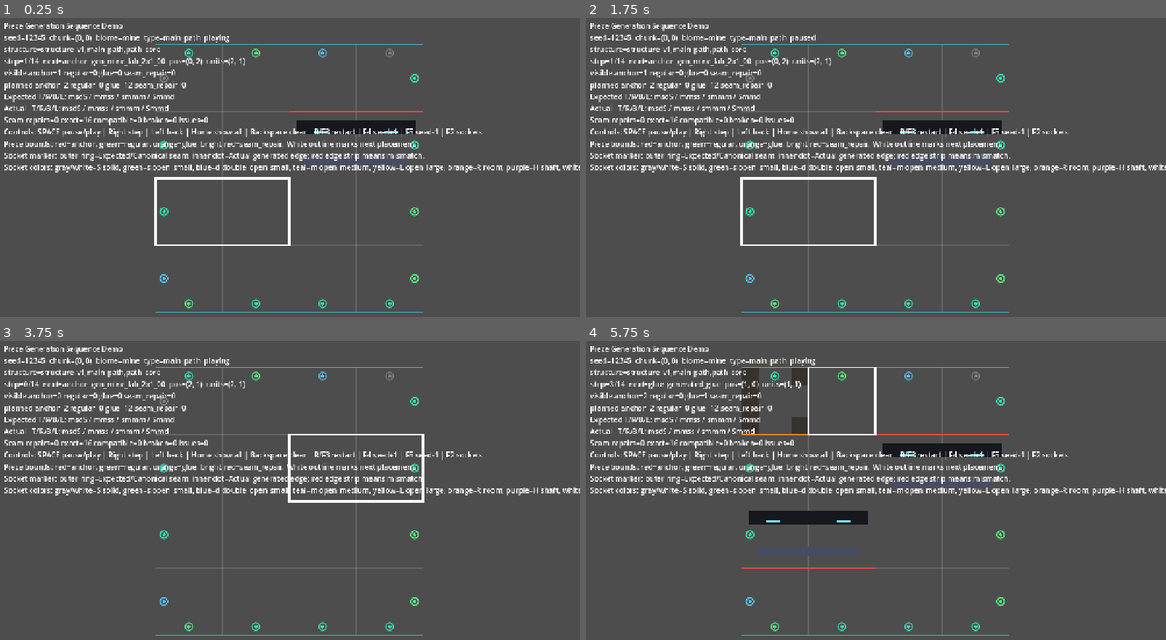
Above: before the commit, frames 1-4 (two rows, left to right).
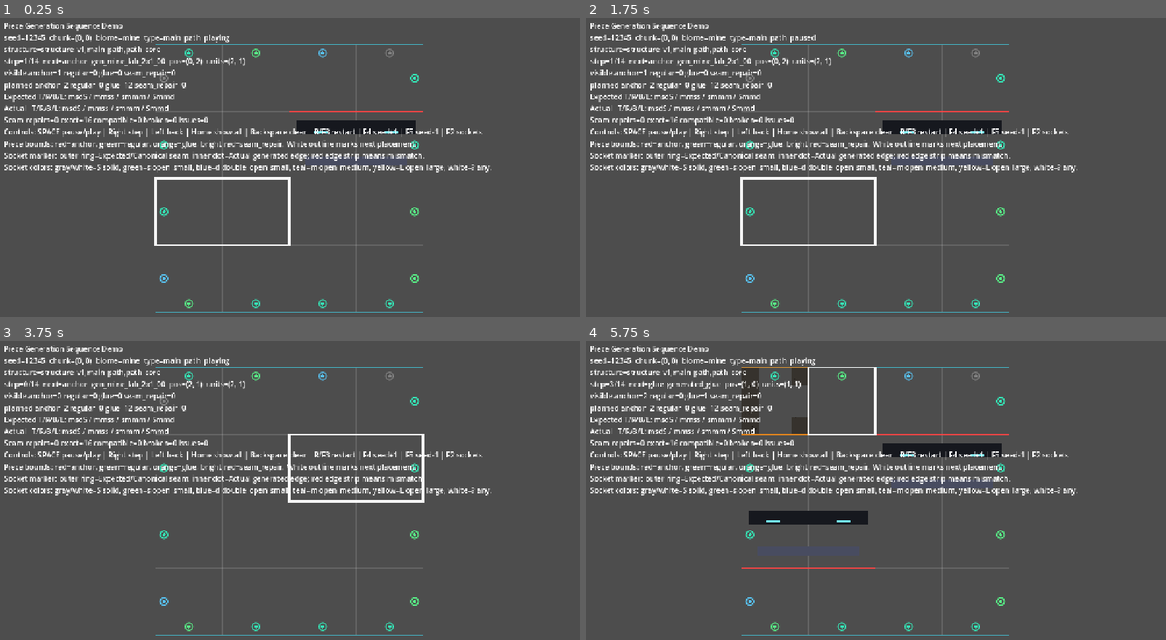
Above: after the commit, the same moments.

Repository: 949886/Noita
Game: Godot game, scene res://scenes/PieceGenerationSequenceDemo.tscn
Same seed, same stepped clock (60 frames per second), same inputs: the game is played once before the commit and once after it. This scene is started directly instead of the project's main scene.
Inputs:
- Up to frame 1 (0.25 s): no input
- Up to frame 2 (1.75 s): tap Enter (ui_accept) at 0.5, 0.77, 1.25, 1.52 s; hold Right (ui_right) 0.53-1.28 s; hold R 0.53-1.28 s; hold S from 1.28 s (still down); tap Backspace at 1.35 s
- Up to frame 3 (3.75 s): tap Enter (ui_accept) at 2, 3.02, 3.5 s; release S at 2.03 s; hold Right (ui_right) 2.03-2.78 s; hold R 2.03-2.78 s; hold W 2.78-3.53 s; tap Backspace at 2.85 s; hold Left (ui_left) from 3.53 s (still down); hold R from 3.53 s (still down)
- Up to frame 4 (5.75 s): tap Enter (ui_accept) at 3.77, 4.25, 4.52, 5 s; release R at 4.28 s; tap Backspace at 4.35 s; release Left (ui_left) at 5.03 s; hold S from 5.03 s (still down); hold R from 5.03 s (still down)

The runs differ from the first frame. In frame 1, 0.3% of the frame differs, in the area x 77-100%, y 48-52%; in frame 2, 0.3%; in frame 3, 0.3%; in frame 4, 0.3%.

Commit message:
Remove ROOM/SHAFT from PieceSocket model
Cleans up the socket enum and related logic by removing the unused ROOM and SHAFT variants from `PieceSocket`, along with their debug chars, widths, patterns, compatibility rules, and color mappings. Updates chamber internal seam planning to use `OPEN_LARGE` slots and revises guides/README/migration notes to document the slimmer socket set and clarify that room semantics remain in piece kind/tags, not boundary socket shapes.

Diff:
--- a/project.godot
+++ b/project.godot
@@ -25,6 +25,7 @@
 
 project/assembly_name="Noita Piece World Demo"
 
+
 [rendering]
 
 textures/canvas_textures/default_texture_filter=0
--- a/scripts/debug/WorldDebugDrawer.gd
+++ b/scripts/debug/WorldDebugDrawer.gd
@@ -135,10 +135,6 @@
 			return Color(0.2, 0.95, 0.75, 0.94)
 		PieceSocket.OPEN_LARGE:
 			return Color(1.0, 0.75, 0.25, 0.95)
-		PieceSocket.ROOM:
-			return Color(1.0, 0.55, 0.25, 0.95)
-		PieceSocket.SHAFT:
-			return Color(0.8, 0.55, 1.0, 0.94)
 		PieceSocket.ANY:
 			return Color(1.0, 1.0, 1.0, 0.68)
 		PieceSocket.SOLID:
--- a/scripts/piece_world/PieceGenerationSequenceDemo.gd
+++ b/scripts/piece_world/PieceGenerationSequenceDemo.gd
@@ -329,10 +329,6 @@
 			return Color(0.2, 0.95, 0.75, 0.94)
 		PieceSocket.OPEN_LARGE:
 			return Color(1.0, 0.75, 0.25, 0.95)
-		PieceSocket.ROOM:
-			return Color(1.0, 0.55, 0.25, 0.95)
-		PieceSocket.SHAFT:
-			return Color(0.8, 0.55, 1.0, 0.94)
 		PieceSocket.ANY:
 			return Color(1.0, 1.0, 1.0, 0.68)
 		PieceSocket.SOLID:
@@ -412,4 +408,4 @@
 func _update_legend_label() -> void:
 	if legend_label == null:
 		return
-	legend_label.text = "Controls: SPACE pause/play | Right ste …(414 unchanged characters)… eal=m open_medium, yellow=L open_large, orange=R room, purple=H shaft, white=? any."
+	legend_label.text = "Controls: SPACE pause/play | Right ste …(414 unchanged characters)… eal=m open_medium, yellow=L open_large, white=? any."
--- a/scripts/pieces/PieceSocket.gd
+++ b/scripts/pieces/PieceSocket.gd
@@ -3,14 +3,15 @@
 
 # A socket is one 128px piece-edge connection slot. Runtime chunk edges now have
 # four socket slots per side instead of the legacy eight 64px TileMap edge points.
+#
+# Keep socket types intentionally minimal: these are boundary-connection shapes,
+# not semantic room types. Room/lab/cave identities belong to PieceDef.kind or tags.
 enum Socket {
 	SOLID,
 	OPEN_SMALL,
 	DOUBLE_OPEN_SMALL,
 	OPEN_MEDIUM,
 	OPEN_LARGE,
-	ROOM,
-	SHAFT,
 	ANY,
 }
 
@@ -19,8 +20,6 @@
 const DOUBLE_OPEN_SMALL: Socket = Socket.DOUBLE_OPEN_SMALL
 const OPEN_MEDIUM: Socket = Socket.OPEN_MEDIUM
 const OPEN_LARGE: Socket = Socket.OPEN_LARGE
-const ROOM: Socket = Socket.ROOM
-const SHAFT: Socket = Socket.SHAFT
 const ANY: Socket = Socket.ANY
 
 const _NAME_BY_SOCKET: Dictionary = {
@@ -29,8 +28,6 @@
 	Socket.DOUBLE_OPEN_SMALL: &"double_open_small",
 	Socket.OPEN_MEDIUM: &"open_medium",
 	Socket.OPEN_LARGE: &"open_large",
-	Socket.ROOM: &"room",
-	Socket.SHAFT: &"shaft",
 	Socket.ANY: &"any",
 }
 
@@ -40,8 +37,6 @@
 	&"double_open_small": Socket.DOUBLE_OPEN_SMALL,
 	&"open_medium": Socket.OPEN_MEDIUM,
 	&"open_large": Socket.OPEN_LARGE,
-	&"room": Socket.ROOM,
-	&"shaft": Socket.SHAFT,
 	&"any": Socket.ANY,
 }
 
@@ -77,10 +72,6 @@
 		return 30
 	if (a == OPEN_MEDIUM and b == OPEN_LARGE) or (a == OPEN_LARGE and b == OPEN_MEDIUM):
 		return 80
-	if (a == ROOM and is_open_family(b)) or (b == ROOM and is_open_family(a)):
-		return 70
-	if (a == SHAFT and (b == OPEN_SMALL or b == OPEN_MEDIUM)) or (b == SHAFT and (a == OPEN_SMALL or a == OPEN_MEDIUM)):
-		return 70
 	return 0
 
 static func compatible(a: Socket, b: Socket) -> bool:
@@ -99,10 +90,6 @@
 			return int(unit_size * 0.46)
 		OPEN_LARGE:
 			return int(unit_size * 0.72)
-		ROOM:
-			return int(unit_size * 0.68)
-		SHAFT:
-			return int(unit_size * 0.34)
 		ANY:
 			return int(unit_size * 0.50)
 		_:
@@ -112,7 +99,7 @@
 	match socket:
 		DOUBLE_OPEN_SMALL:
 			return 2
-		OPEN_SMALL, OPEN_MEDIUM, OPEN_LARGE, ROOM, SHAFT, ANY:
+		OPEN_SMALL, OPEN_MEDIUM, OPEN_LARGE, ANY:
 			return 1
 		_:
 			return 0
@@ -129,10 +116,6 @@
 			result.append(Vector2i(int(unit_size / 2), int(unit_size * 0.48)))
 		OPEN_LARGE:
 			result.append(Vector2i(int(unit_size / 2), int(unit_size * 0.72)))
-		ROOM:
-			result.append(Vector2i(int(unit_size / 2), int(unit_size * 0.68)))
-		SHAFT:
-			result.append(Vector2i(int(unit_size / 2), int(unit_size * 0.34)))
 		ANY:
 			result.append(Vector2i(int(unit_size / 2), int(unit_size * 0.50)))
 	return result
@@ -149,10 +132,6 @@
 			return "m"
 		OPEN_LARGE:
 			return "L"
-		ROOM:
-			return "R"
-		SHAFT:
-			return "H"
 		ANY:
 			return "?"
 		_:
--- a/scripts/world/SocketProfilePlanner.gd
+++ b/scripts/world/SocketProfilePlanner.gd
@@ -63,8 +63,8 @@
 func make_chamber_internal_profile() -> Array[PieceSocket.Socket]:
 	var profile: Array[PieceSocket.Socket] = []
 	profile.append(PieceSocket.OPEN_LARGE)
-	profile.append(PieceSocket.ROOM)
-	profile.append(PieceSocket.ROOM)
+	profile.append(PieceSocket.OPEN_LARGE)
+	profile.append(PieceSocket.OPEN_LARGE)
 	profile.append(PieceSocket.OPEN_LARGE)
 	return profile
 
Not shown, changed: DEBUG_OVERLAY_GUIDE.md
Not shown, changed: MIGRATION_NOTES.md
Not shown, changed: PIECE_GENERATION_SEQUENCE_DEMO_GUIDE.md
Not shown, changed: README.md
